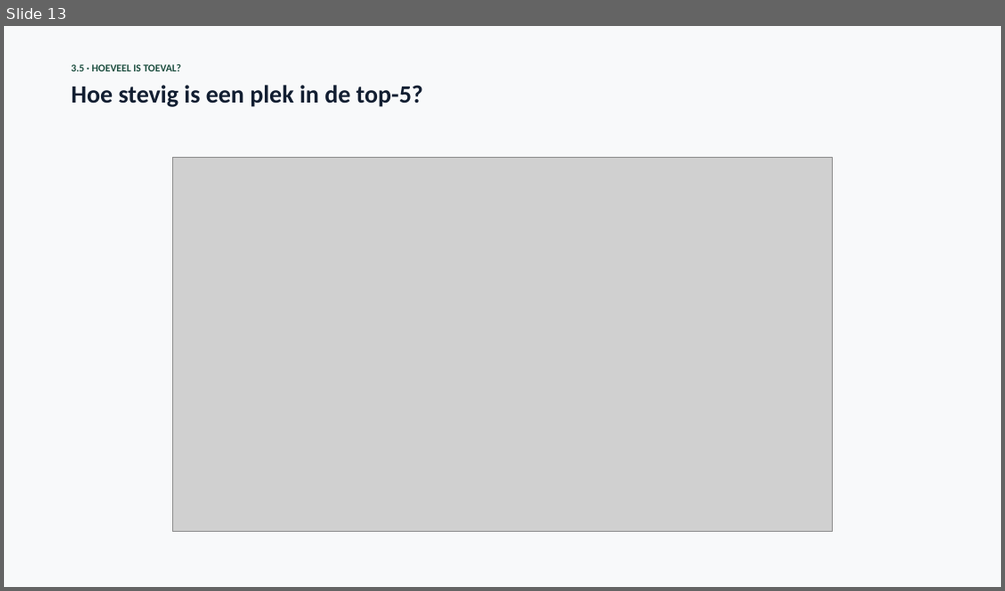
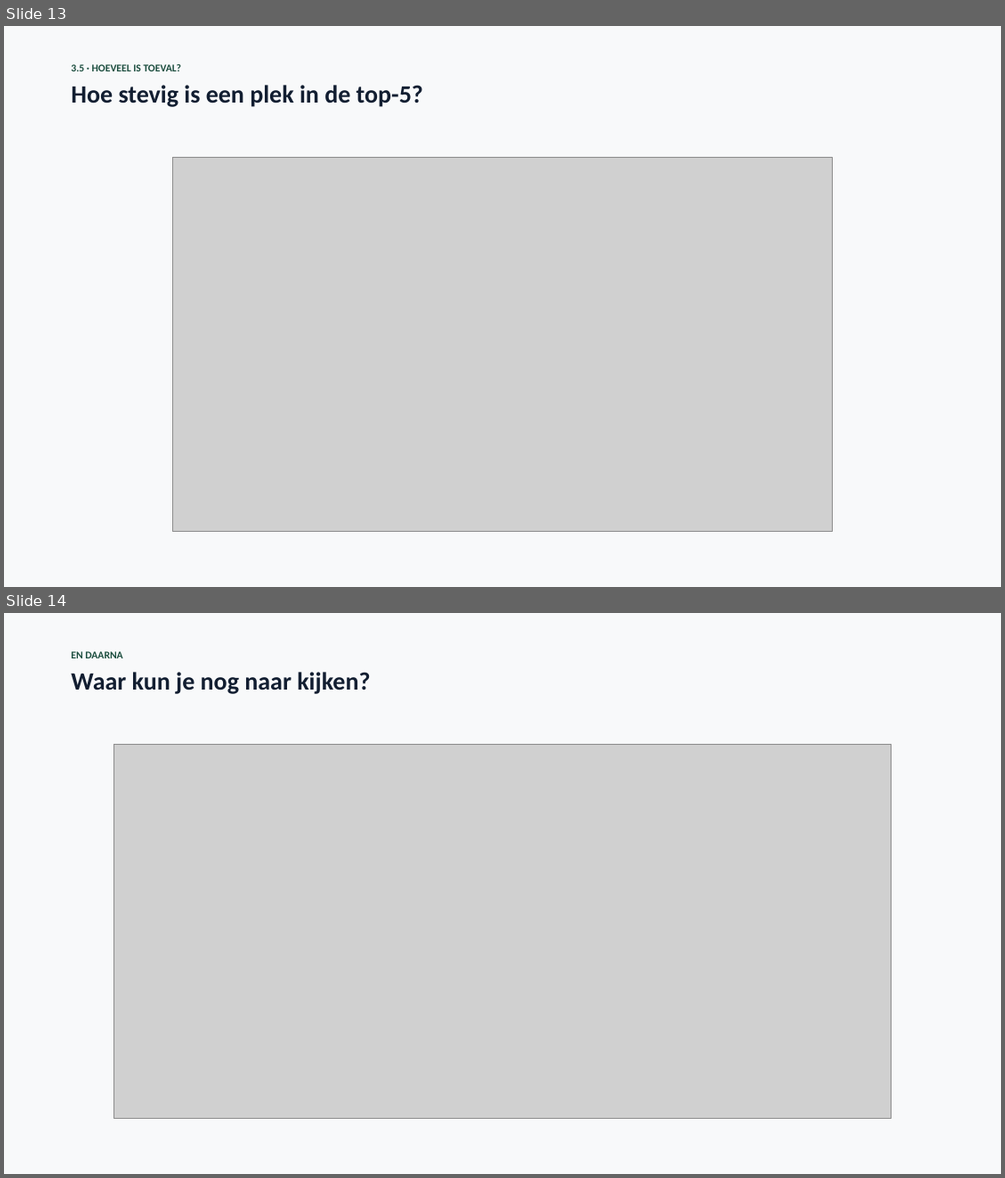
Before and after one commit to finturion/poker-analytics-challenge, a slide deck: powerpoints/Data_Science_Werkcollege8.pptx. Shown one above the other, each under a label of ours: slide 13 before the commit, slides 13 and 14 after it. The pictures are 1005x591 and 1005x1178 pixels, drawn with LibreOffice and Linux fonts; fonts in the diff are those of the drawing; grey boxes stand for pictures. Boxes give left, top, right and bottom in pixels: in the first picture for what was removed or moved away, otherwise in the second. Text is boxed around its words. In the diff, an @@ line names an element or a change of style, - is before the commit and + after.

```diff
--- a/powerpoints/Data_Science_Werkcollege8.pptx
+++ b/powerpoints/Data_Science_Werkcollege8.pptx
@@ slide 14 added at <box>4,613,1001,1174</box>, background #FFFFFF @@
@@ rectangle added at <box>4,613,1001,1174</box>, fill #F8F9FA @@
@@ text added at <box>71,651,370,694</box>, 24 pt, text #121E31, bold @@
+EN DAARNA
+Waar kun je nog naar kijken?
@@ picture added at <box>114,744,891,1118</box> @@
```
Also in this commit, not shown: 2 other slides added, 3 other files.
